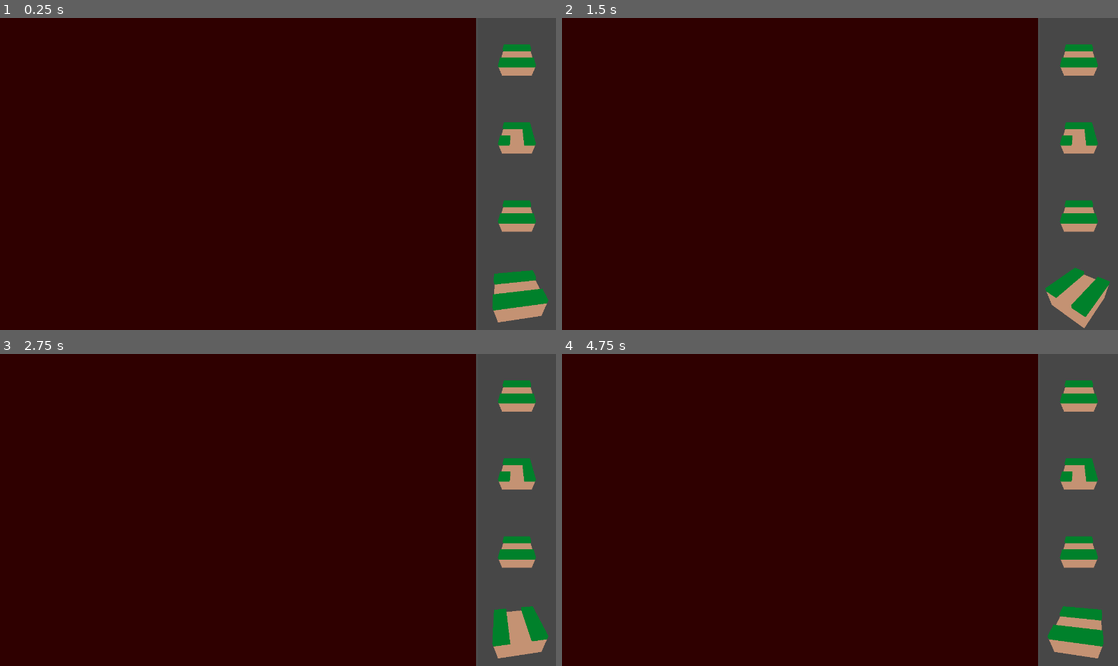
Above: before the commit, frames 1-4 (two rows, left to right).
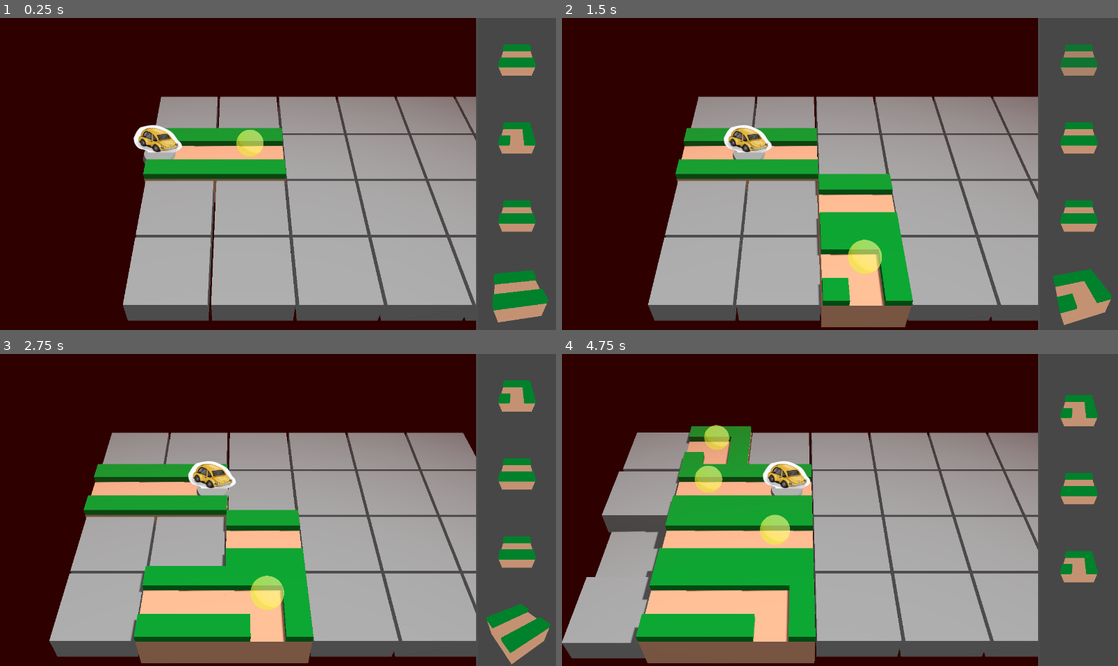
Above: after the commit, the same moments.

Repository: Pro1d/code4cause
Game: Godot game, scene res://scenes/main/GameMain.tscn
Same seed, same stepped clock (60 frames per second), same inputs: the game is played once before the commit and once after it. Sound files missing from this copy of the repository are replaced by a short silence.
Inputs (mouse positions are in pixels of both pictures, inside the frame that each line leads up to):
- Up to frame 1 (0.25 s): no input
- Up to frame 2 (1.5 s): tap Enter (ui_accept) at 0.5, 0.77 s; move the mouse to (962, 158) at 0.52 s; hold D (move_right) 0.53-1.28 s; move the mouse to (728, 189) at 1.27 s; hold S (move_down) from 1.28 s (still down)
- Up to frame 3 (2.75 s): tap Enter (ui_accept) at 1.52 s; move the mouse to (333, 441) at 2.02 s; release S (move_down) at 2.03 s; hold D (move_right) from 2.03 s (still down)
- Up to frame 4 (4.75 s): move the mouse to (812, 572) at 2.77 s; release D (move_right) at 2.78 s; hold W (move_up) 2.78-3.53 s; tap Enter (ui_accept) at 3.02, 3.77, 4.52 s; move the mouse to (1006, 556) at 3.52 s; hold A (move_left) from 3.53 s (still down); move the mouse to (673, 463) at 4.27 s

The runs differ from the first frame. In frame 1, 44% of the frame differs, in the area x 22-86%, y 25-98%; in frame 2, 49%; in frame 3, 53%; in frame 4, 61%, in the area x 0-98%, y 8-100%.
Error before the commit: Parse Error: Too few arguments for "predraw()" call. Expected at least 2 but received 1. (res://scripts/prototype/placement_grid.gd:38)

Commit message:
Fix player

Diff:
--- a/scenes/player/player.gd
+++ b/scenes/player/player.gd
@@ -14,3 +14,6 @@
 func set_current_cell(c: PlacementCell) -> void:
 	current_cell = c
 	cell_changed.emit(c)
+
+func _process(_delta: float) -> void:
+	print(global_position)
--- a/scenes/player/player_movement.gd
+++ b/scenes/player/player_movement.gd
@@ -12,12 +12,13 @@
 	path_follow.loop = false
 	path_follow.rotation_mode = PathFollow3D.ROTATION_NONE
 
-	player.global_position.x = 1
-	player.global_position.z = -1.5
+	player.global_position.x = -0.5
+	player.global_position.z = -2
 	find_path()
 
 func _process(delta: float) -> void:
-	if(path_follow != player.get_parent()):
+	if(path_follow.get_parent() != null and path_follow != player.get_parent()):
+		print(path_follow.get_path())
 		player.reparent(path_follow)
 	if (
 		(current_direction == 1 and path_follow.progress_ratio >= 1)
@@ -28,14 +29,21 @@
 	path_follow.progress_ratio += delta*current_direction*player.speed*speed_factor
 
 func find_path() -> void:
+	print("Finding path")
 	for path in get_tree().get_nodes_in_group(Config.PATH_GROUP):
-		#print("Having a path: %s" % path.get_path())
+
 		if path == path_follow.get_parent():
 			continue
 		var position_in_tile := (path as Node3D).global_transform.inverse() * player.global_position
 		var curve := (path as Path3D).curve
 
 		var next_parent : Path3D = null
+
+		if true:
+			print("Distance:")
+			print("  0: %s" % curve.get_point_position(0).distance_squared_to(position_in_tile))
+			print("  1: %s" % curve.get_point_position(1).distance_squared_to(position_in_tile))
+
 
 		if curve.get_point_position(0).distance_squared_to(position_in_tile) < 0.1:
 			next_parent = path
--- a/scripts/prototype/placement_cell.gd
+++ b/scripts/prototype/placement_cell.gd
@@ -15,7 +15,7 @@
 func highlight(enable:bool) -> void:
 	highlight_hint.visible = enable
 
-func predraw(scene: PackedScene, rad: float) -> void:
+func predraw(scene: PackedScene, rad: float = 0.) -> void:
 	highlight_hint.visible = true
 	if not is_set and scene != null:
 		var child : Node3D = scene.instantiate()
--- a/scripts/singleton/Config.gd
+++ b/scripts/singleton/Config.gd
@@ -1,17 +1,8 @@
 extends Node
-
+signal score_changed(new_score: int)
 const PATH_GROUP = "player_path"
 
-var score := 0
+var score := 0 : set = set_score
 
-func _enter_tree() -> void:
-#	Input.set_custom_mouse_cursor(
-#		CursorArrowIcon, Input.CURSOR_ARROW, Vector2(2, 2)
-#	)
-#	Input.set_custom_mouse_cursor(
-#		CursorIBeamIcon, Input.CURSOR_IBEAM, Vector2(16, 16)
-#	)
-#	Input.set_custom_mouse_cursor(
-#		CursorAimIcon, Input.CURSOR_CROSS, Vector2(16, 16)
-#	)
-	pass
+func set_score(s: int) -> void:
+	score_changed.emit(s)
Not shown, added: assets/textures/player_v1_.png.import
